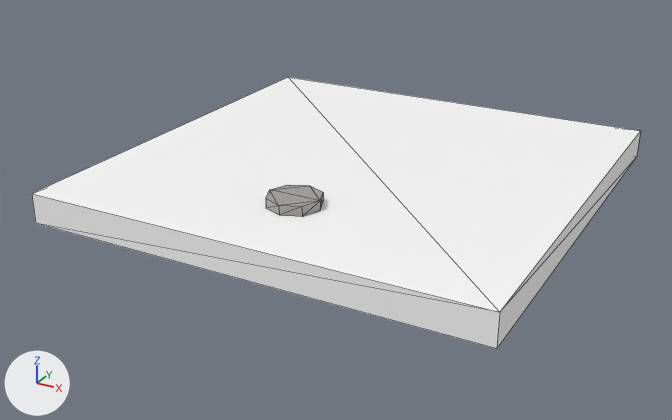
The glTF model assets/models/crypt/kit_trapdoor.glb: old version first, new version second.
Both versions are drawn from a camera (50 mm lens) standing at (1.067, -2.686, 0.879) and looking at (-0.038, -0.678, -0.126). The axes (+X, +Y, +Z) are drawn at lower left. The lights are the same throughout. The first picture is the older version. Mesh edges are drawn as thin lines. Vertices at exactly the same position are counted once.

The older version as bpy lines, for what is in view:
```python
me_kit_trapdoor = bpy.data.meshes.new('kit_trapdoor')
me_kit_trapdoor.from_pydata(...)  # 24 vertices, 34 faces; spans x -0.6..0.6, y -1.2..0.0, z -0.08..0.025
# faces by material slot: [12, 22]
me_kit_trapdoor.materials.append(mat_layer_bronze_door)
me_kit_trapdoor.materials.append(mat_layer_iron)
ob_kit_trapdoor = bpy.data.objects.new('kit_trapdoor', me_kit_trapdoor)
ob_kit_trapdoor.location = (0.0, 0.0, 0.0)
```
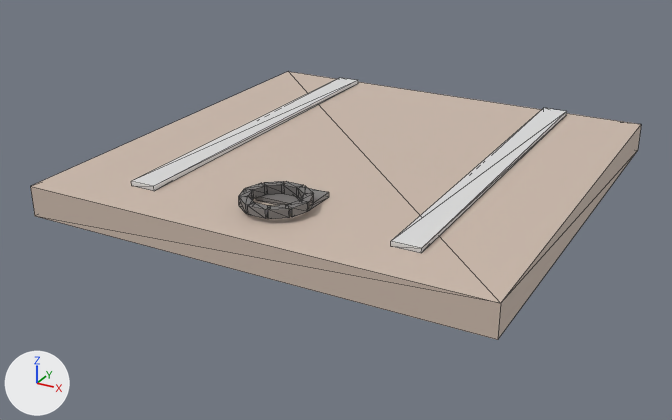
Pixel boxes (x1, y1, x2, y2) of what changed, in the pictures (672 x 420 px; the box of a moved part takes in the faces that stretch with it):
'kit_trapdoor', reshaped: before (32, 77, 640, 349); after (31, 72, 641, 340)
part 1 of me_kit_trapdoor, moved or reshaped: before (32, 77, 640, 349); after (31, 72, 641, 340)
part 2 of me_kit_trapdoor, added: after (131, 78, 358, 191)
part 3 of me_kit_trapdoor, added: after (391, 108, 567, 253)
part 4 of me_kit_trapdoor, added: after (248, 202, 268, 219)
part 5 of me_kit_trapdoor, added: after (282, 181, 303, 196)
part 6 of me_kit_trapdoor, deleted: before (266, 185, 323, 217)
part 7 of me_kit_trapdoor, added: after (239, 181, 329, 219)

What changed in the scene script:
```text
Add mat_layer_trim_strap:
    mat_layer_trim_strap = bpy.data.materials.new('layer_trim.strap')
    mat_layer_trim_strap.use_nodes = True; mat_layer_trim_strap.node_tree.nodes.clear()
    _N = mat_layer_trim_strap.node_tree.nodes; _L = mat_layer_trim_strap.node_tree.links
    n0 = _N.new('ShaderNodeBsdfPrincipled'); n0.name = 'Principled BSDF'
    n0.inputs[2].default_value = 0.45  # 'Roughness'
    n1 = _N.new('ShaderNodeOutputMaterial'); n1.name = 'Material Output'
    n2 = _N.new('ShaderNodeVertexColor'); n2.name = 'Color Attribute'
    _L.new(n0.outputs[0], n1.inputs[0])  # 'BSDF' to 'Surface'
    _L.new(n2.outputs[0], n0.inputs[0])  # 'Color' to 'Base Color'
Add mat_layer_planks:
    mat_layer_planks = bpy.data.materials.new('layer_planks')
    # nodes: BsdfPrincipled, Mix, OutputMaterial, VertexColor
    # colours: beige #cebcad, mixed with the vertex colours
Change me_kit_trapdoor:
    used by ob_kit_trapdoor; location = (0.0, 0.0, 0.0)
    remove me_kit_trapdoor.from_pydata(...)  # 24 vertices, 34 faces; spans x -0.6..0.6, y -1.2..0.0, z -0.08..0.025
    remove me_kit_trapdoor.materials.append(mat_layer_bronze_door)
    add me_kit_trapdoor.from_pydata(...)  # 112 vertices, 166 faces; spans x -0.6..0.6, y -1.2..0.0, z -0.06..0.055
    me_kit_trapdoor part 1: the loose piece of 8 vertices spanning x -0.6..0.6, y -1.2..0.0, z -0.08..0.0 is moved by (0.0, 0.0, 0.02), in mat_layer_planks
    me_kit_trapdoor part 2: a new loose piece, a box spanning x -0.385..-0.315, y -1.08..-0.02, z 0.02..0.032, in mat_layer_trim_strap
    me_kit_trapdoor part 3: a new loose piece, a box spanning x 0.315..0.385, y -1.08..-0.02, z 0.02..0.032, in mat_layer_trim_strap
    me_kit_trapdoor part 4: a new loose piece, a box spanning x -0.023..0.023, y -1.112..-1.09, z 0.033..0.055, in mat_layer_iron
    me_kit_trapdoor part 5: a new loose piece, a box spanning x -0.023..0.023, y -0.97..-0.948, z 0.033..0.055, in mat_layer_iron
    me_kit_trapdoor part 6: the loose piece of 16 vertices spanning x -0.07..0.07, y -1.02..-0.88, z 0.0..0.025 is deleted
    me_kit_trapdoor part 7
    40 vertices are added at x -0.085..0.085, y -1.11..-0.91, z 0.02..0.033
    32 new vertices lie (0.0, 0.0, 0.022) away from vertices in x -0.085..0.085, y -1.11..-0.95, z 0.033
    106 new faces join them, mat_layer_iron
    add me_kit_trapdoor.materials.append(mat_layer_planks)
    add me_kit_trapdoor.materials.append(mat_layer_trim_strap)
```
